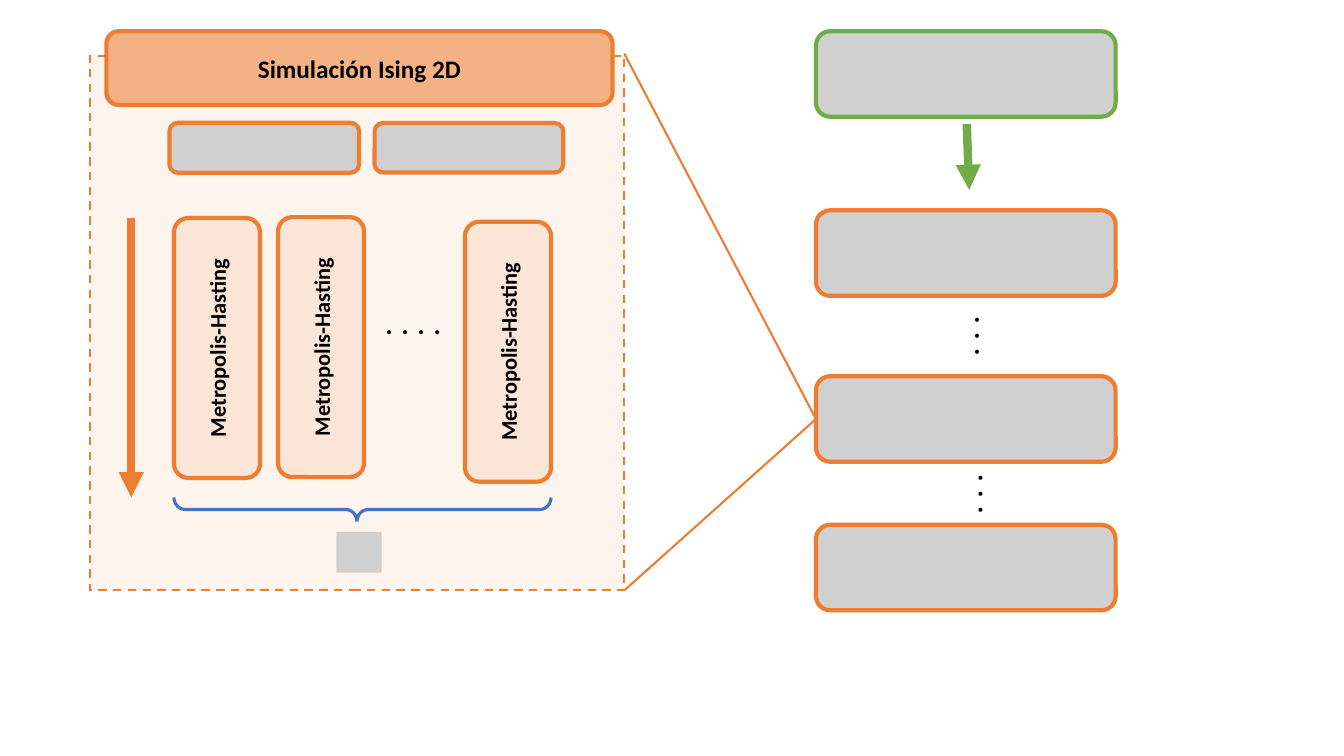
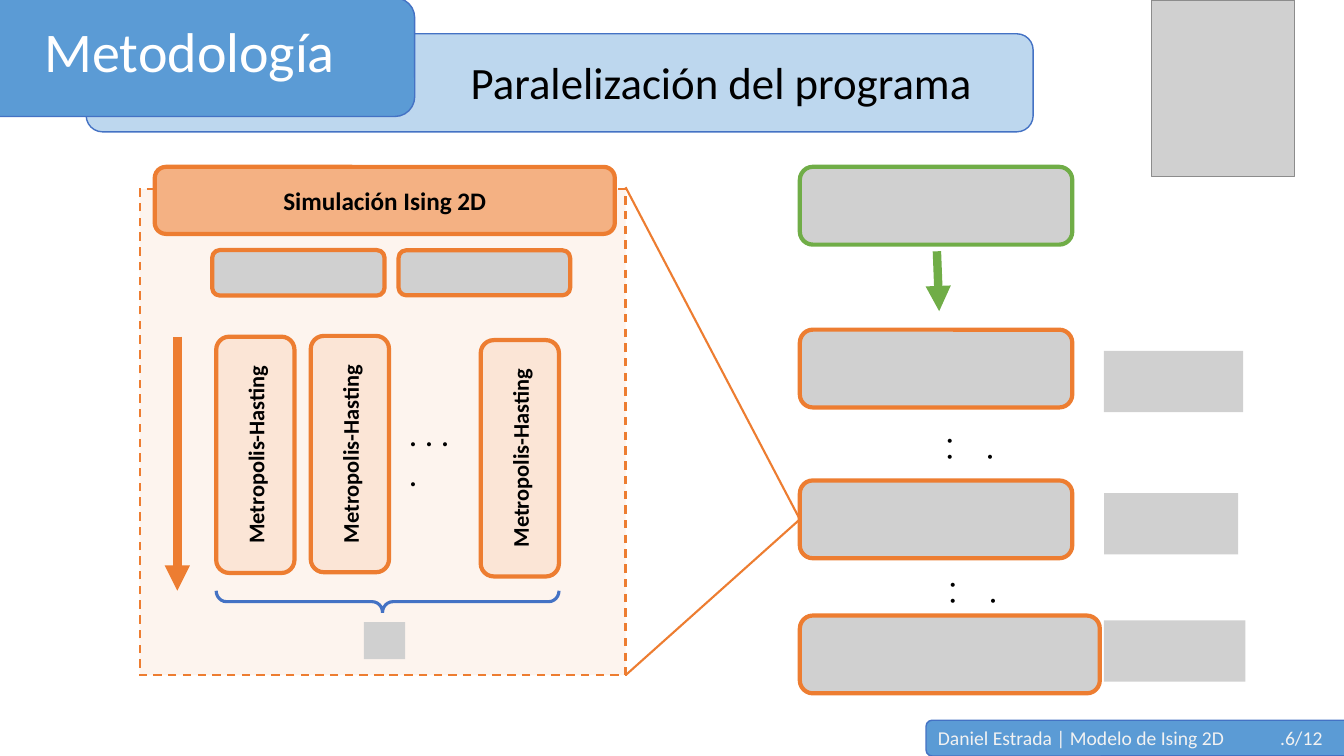
Before and after one commit to DanielEstrada971102/2D_IsingSImulation, a slide deck: slide 6 of Presentacion.pptx (slide 2 before the commit). Drawn at 1344x756 pixels with LibreOffice and Linux fonts; fonts in the diff are those of the drawing; grey boxes stand for pictures. Boxes give left, top, right and bottom in pixels: in the first picture for what was removed or moved away, otherwise in the second. Text is boxed around its words. In the diff, an @@ line names an element or a change of style, - is before the commit and + after.

```diff
--- a/Presentacion.pptx
+++ b/Presentacion.pptx
@@ rounded rectangle added at (0, 0, 415, 117), fill #5B9BD5, outline #4472C4 1 pt @@
@@ picture added at (1152, 0, 1296, 176) @@
@@ text added at (45, 33, 335, 82), 40 pt, text #FFFFFF @@
+Metodología
@@ rounded rectangle added at (87, 33, 1033, 131), fill #BDD7EE, outline #4472C4 1 pt @@
@@ text added at (471, 68, 972, 107), 32 pt, text #000000 @@
+Paralelización del programa
@@ rounded rectangle "Simulación Ising 2D": place and size @@
-rounded rectangle "Simulación Ising 2D" at (107, 31, 613, 105)
+rounded rectangle "Simulación Ising 2D" at (155, 167, 615, 234)
@@ picture: place and size @@
-picture at (817, 31, 1116, 117)
+picture at (801, 167, 1073, 245)
@@ rectangle: place and size @@
-rectangle at (90, 55, 624, 591)
+rectangle at (140, 190, 626, 676)
@@ line moved from (817, 419) - (624, 53) to (801, 519) - (626, 188) @@
@@ picture: place and size @@
-picture at (169, 123, 359, 173)
+picture at (213, 250, 385, 295)
@@ picture: place and size @@
-picture at (375, 123, 564, 172)
+picture at (398, 250, 570, 295)
@@ arrow moved from (967, 124) - (970, 190) to (938, 251) - (940, 312) @@
@@ arrow moved from (131, 218) - (131, 498) to (177, 337) - (177, 591) @@
@@ rounded rectangle "Metropolis-Hasting": place and size @@
-rounded rectangle "Metropolis-Hasting" at (174, 217, 260, 477)
+rounded rectangle "Metropolis-Hasting" at (216, 337, 294, 573)
@@ rounded rectangle "Metropolis-Hasting": place and size @@
-rounded rectangle "Metropolis-Hasting" at (279, 217, 364, 477)
+rounded rectangle "Metropolis-Hasting" at (311, 337, 389, 573)
@@ rounded rectangle "Metropolis-Hasting": place and size @@
-rounded rectangle "Metropolis-Hasting" at (465, 221, 551, 481)
+rounded rectangle "Metropolis-Hasting" at (481, 341, 560, 577)
@@ picture: place and size @@
-picture at (817, 211, 1116, 296)
+picture at (801, 330, 1073, 407)
@@ picture added at (1104, 351, 1243, 412) @@
@@ text ". . . ." rewrapped from (375, 296, 452, 347) to (399, 408, 470, 455) @@
@@ text ". . ." rewrapped from (944, 463, 995, 525) to (913, 417, 959, 472) @@
@@ picture: place and size @@
-picture at (817, 376, 1116, 462)
+picture at (801, 481, 1073, 559)
@@ picture added at (1104, 493, 1238, 555) @@
@@ line moved from (817, 419) - (624, 591) to (801, 519) - (626, 676) @@
@@ picture removed at (817, 525, 1116, 611) @@
@@ text ". . ." rewrapped from (941, 305, 992, 366) to (916, 560, 962, 616) @@
@@ left brace: place and size @@
-left brace at (174, 497, 552, 521)
+left brace at (217, 591, 560, 613)
@@ picture: place and size @@
-picture at (337, 532, 382, 573)
+picture at (364, 622, 405, 659)
@@ picture added at (801, 616, 1101, 694) @@
@@ picture added at (1104, 620, 1245, 682) @@
@@ rounded rectangle added at (927, 721, 1344, 756), fill #5B9BD5, outline #4472C4 1 pt, 14 pt, text #F2F2F2 @@
+Daniel Estrada | Modelo de Ising 2D .6/12
```
Also in this commit, not shown: 1 other slide changed, 10 slides added, 1 slide removed, 3 other files.
